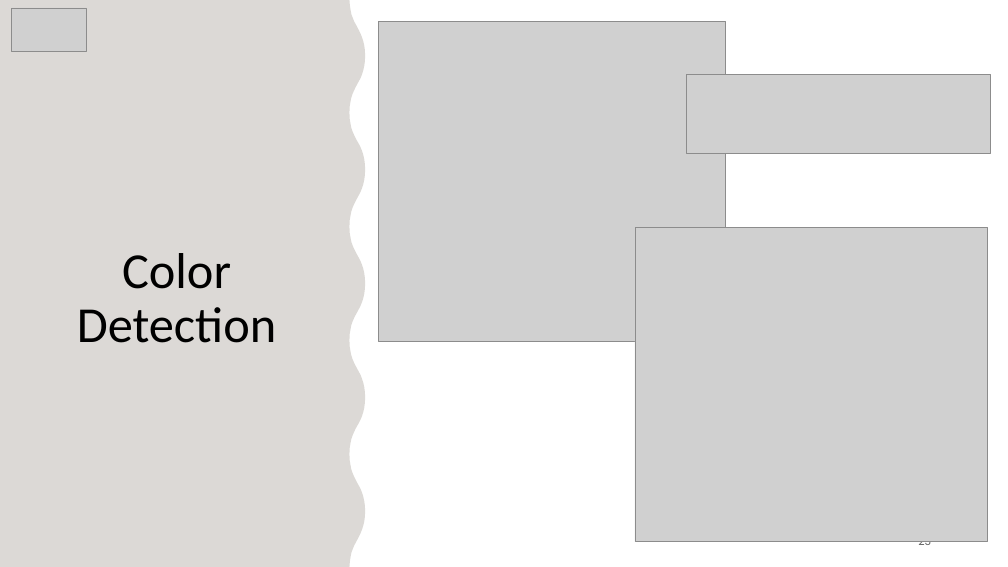
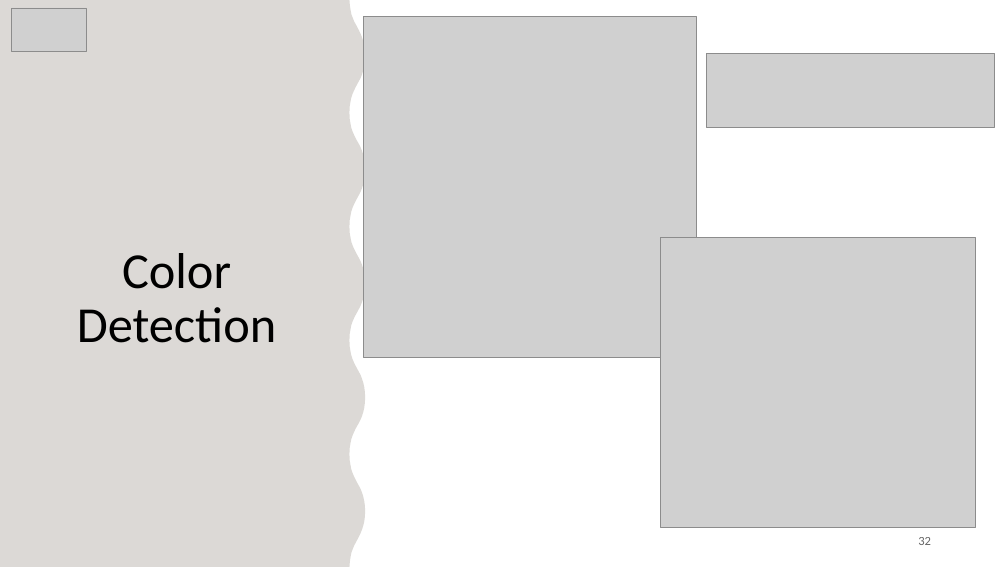
Before and after one commit to JasmeetMatta/Precision-Farming-Bot, a slide deck: slide 32 of Presentation/Final Precision Farming Using Autonomous Vehicle.pptx (slide 23 before the commit). Drawn at 1008x567 pixels with LibreOffice and Linux fonts; fonts in the diff are those of the drawing; grey boxes stand for pictures. Boxes give left, top, right and bottom in pixels: in the first picture for what was removed or moved away, otherwise in the second. Text is boxed around its words. In the diff, an @@ line names an element or a change of style, - is before the commit and + after.

```diff
--- a/Presentation/Final Precision Farming Using Autonomous Vehicle.pptx
+++ b/Presentation/Final Precision Farming Using Autonomous Vehicle.pptx
@@ picture: place and size @@
-picture at <box>379,21,726,341</box>
+picture at <box>364,17,697,358</box>
@@ picture added at <box>707,54,995,127</box> @@
@@ picture removed at <box>687,75,991,153</box> @@
@@ picture: place and size @@
-picture at <box>635,228,988,541</box>
+picture at <box>660,237,975,527</box>
@@ page number at <box>918,537,931,545</box>: text changed @@
-23
+32
```
Also in this commit, not shown: 11 other slides changed, 1 other file.
